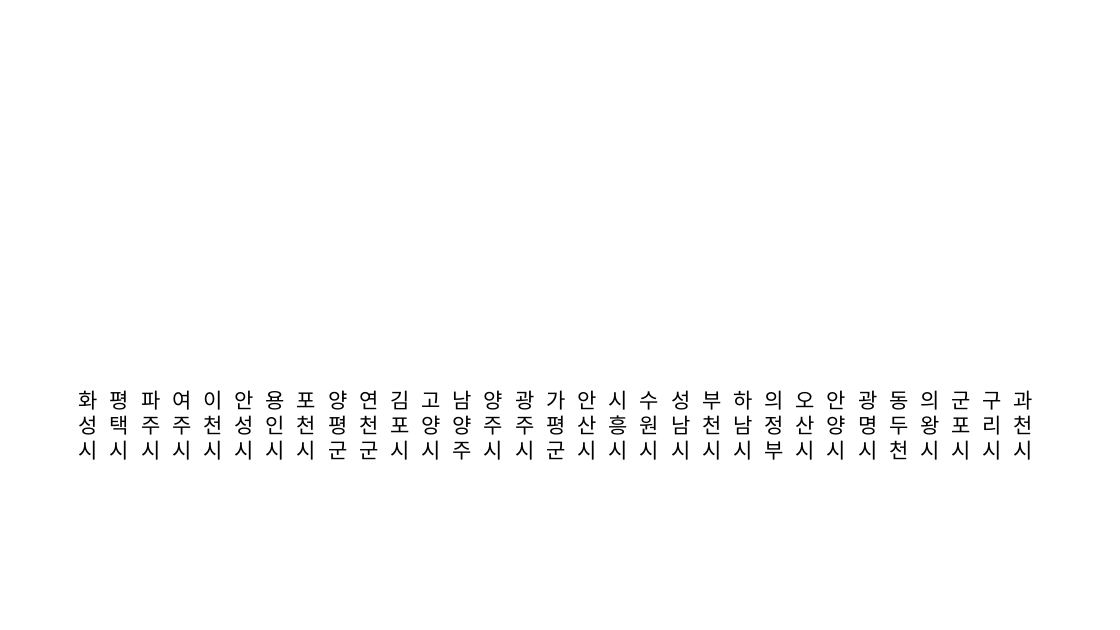
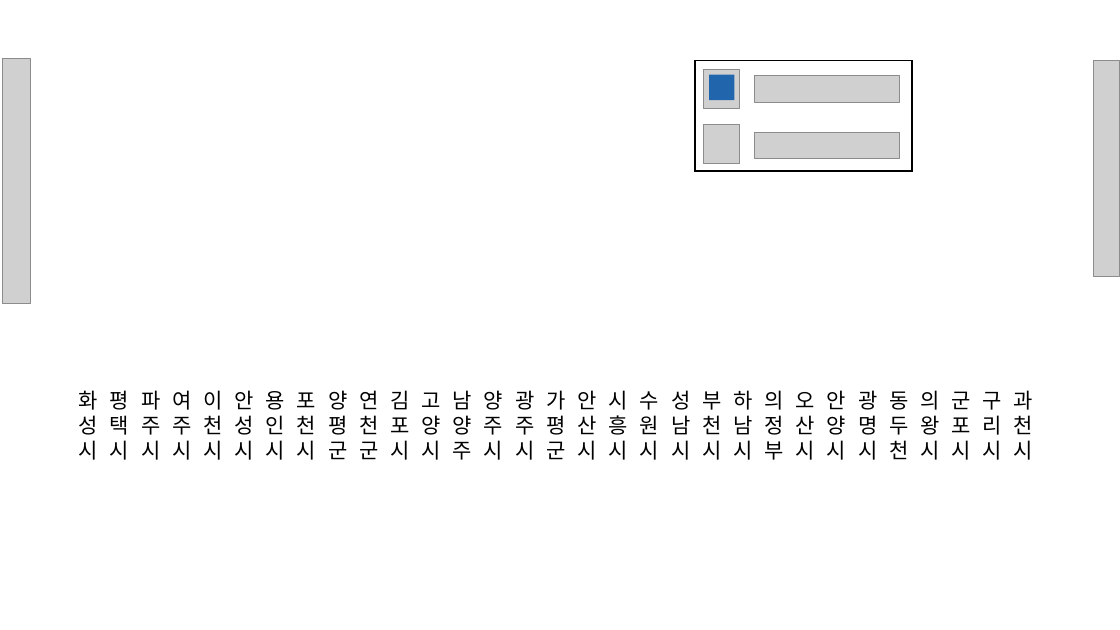
Before and after one commit to meandthey/Raster_PV_Poten, a slide deck: slide 2 of JAMS/PPT/Figs_1차후_플랫폼용_한글.pptx. Drawn at 1120x630 pixels with LibreOffice and Linux fonts; fonts in the diff are those of the drawing; grey boxes stand for pictures; background and template pictures are left out. Boxes give left, top, right and bottom in pixels: in the first picture for what was removed or moved away, otherwise in the second. Text is boxed around its words. In the diff, an @@ line names an element or a change of style, - is before the commit and + after.

```diff
--- a/JAMS/PPT/Figs_1차후_플랫폼용_한글.pptx
+++ b/JAMS/PPT/Figs_1차후_플랫폼용_한글.pptx
@@ rectangle added at (1091,27,1120,364), fill #FFFFFF @@
@@ rectangle added at (0,30,30,367), fill #FFFFFF @@
@@ picture added at (2,58,30,303) @@
@@ rectangle added at (695,60,912,171), fill #FFFFFF, outline #000000 1.5 pt @@
@@ picture added at (703,70,739,109) @@
@@ rectangle added at (709,75,734,100), fill #2166AC @@
@@ picture added at (755,75,900,102) @@
@@ picture added at (1094,60,1119,276) @@
@@ picture added at (703,124,739,164) @@
@@ picture added at (755,133,900,158) @@
```
Also in this commit, not shown: 1 slide added, 1 slide removed, 1 other file.
